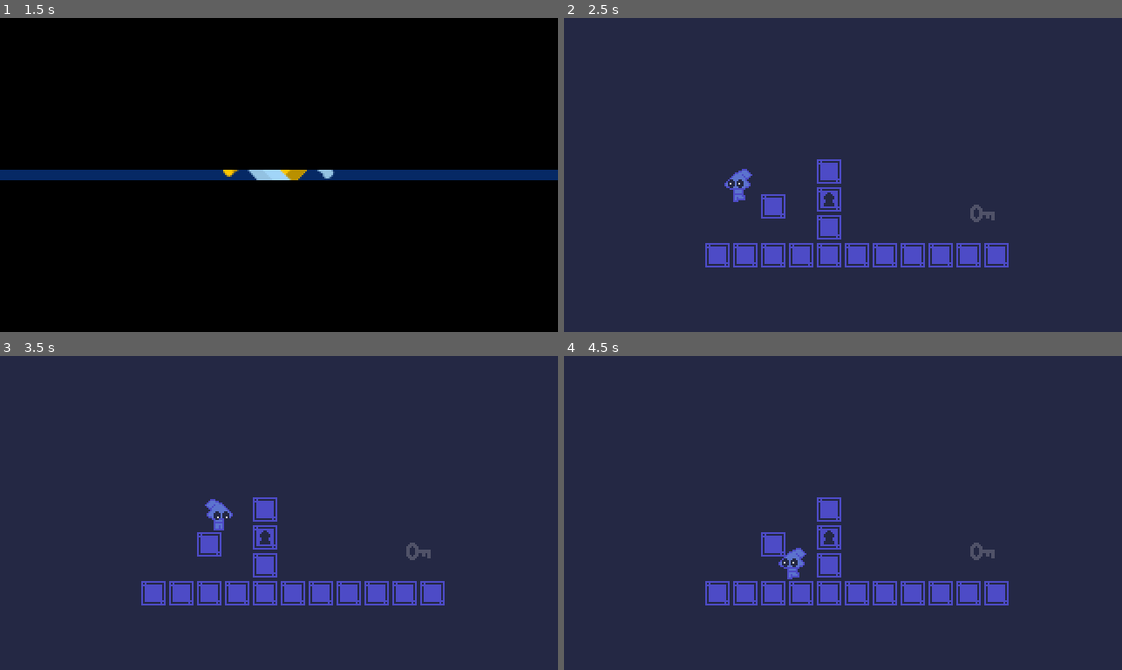
Above: before the commit, frames 1-4 (two rows, left to right).
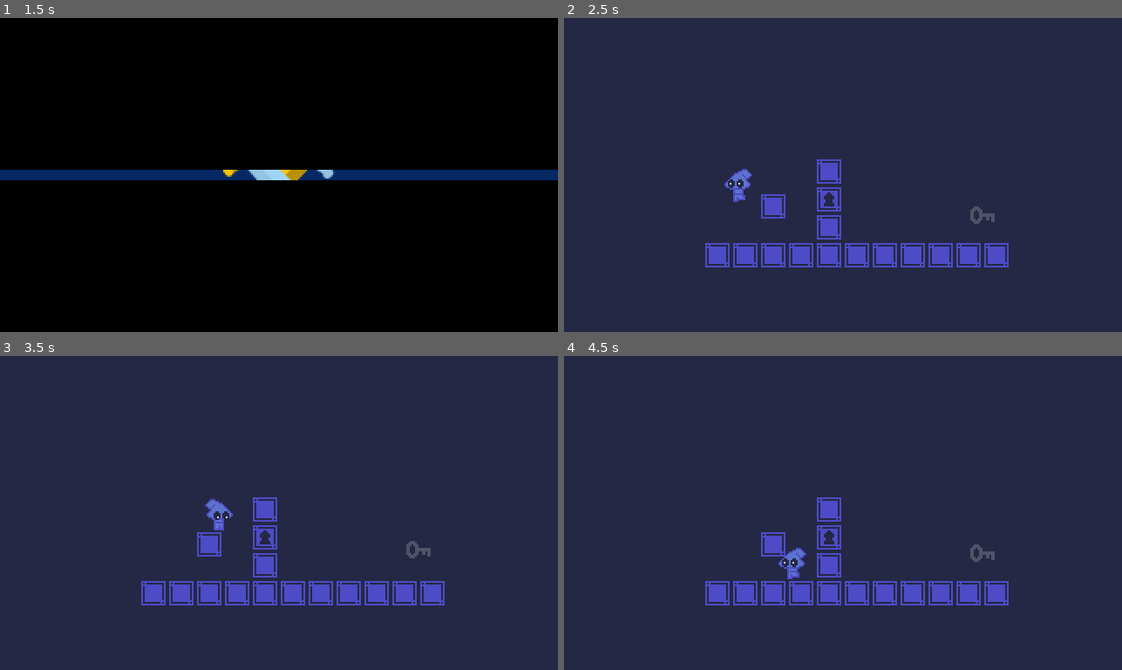
Above: after the commit, the same moments.

Repository: dw3nt/palette-jam-2-break
Game: Godot game, scene res://Main.tscn
The game is run twice, just before and just after one commit, with the same random seed, the same clock (stepped at 60 frames per second) and the same inputs.
Inputs:
- Up to frame 1 (1.5 s): hold S (crouch) 0.53-1.28 s; hold D (move_right) from 0.53 s (still down); tap Space (jump) at 0.77 s; tap S (crouch) at 1.35 s
- Up to frame 2 (2.5 s): tap Space (jump) at 1.52 s; release D (move_right) at 2.03 s; hold A (move_left) from 2.03 s (still down); hold E (interact) from 2.03 s (still down); tap S (crouch) at 2.3 s
- Up to frame 3 (3.5 s): release A (move_left) at 2.78 s; release E (interact) at 2.78 s; hold D (move_right) from 2.78 s (still down); tap Shift (throw) at 2.85 s; tap Space (jump) at 3.02 s; tap S (crouch) at 3.05 s
- Up to frame 4 (4.5 s): hold S (crouch) 3.53-4.28 s; tap Space (jump) at 3.77 s; tap Enter at 4.25 s; release D (move_right) at 4.28 s; hold A (move_left) from 4.28 s (still down); tap S (crouch) at 4.35 s

Frame 1 is identical in both runs. In frame 2, less than 0.1% of the frame differs, in the area x 72-78%, y 59-66%; in frame 3, less than 0.1%; in frame 4, less than 0.1%.

Commit message:
key floats until picked up once

Diff:
--- a/characters/player/CrouchRun.gd
+++ b/characters/player/CrouchRun.gd
@@ -10,7 +10,6 @@
 
 func input(event) -> void:
 	if event.is_action_released("crouch") && !standDetect.is_colliding():
-		print('input run')
 		fsm.change_state("Run")
 
 	if event.is_action_pressed("throw"):
@@ -31,7 +30,6 @@
 	fsm.get_parent().turnAround()
 
 	if !standDetect.is_colliding() && !Input.is_action_pressed("crouch"):
-		print('physicis run')
 		fsm.change_state("Run")
 		return
 
--- a/characters/player/Idle.gd
+++ b/characters/player/Idle.gd
@@ -1,9 +1,4 @@
 extends PlayerState
-
-
-func ready() -> void:
-	print('ready')
-	fsm.velocity = Vector2(0, GRAVITY)
 
 
 func enter_state(_params : Dictionary = {}) -> void:
--- a/objects/Key.gd
+++ b/objects/Key.gd
@@ -1,2 +1,27 @@
 extends "res://objects/PickupItem.gd"
 class_name Key
+
+var floatRanges := [-1.0, 1.0]
+var initialPos := Vector2.ZERO
+
+onready var tween = $Tween as Tween
+
+
+func _ready() -> void:
+	initialPos = global_position
+	startTween()
+
+
+func startTween() -> void:
+	tween.interpolate_property(self, "position:y", floatRanges[0] + initialPos.y, floatRanges[1] + initialPos.y, 1.0, Tween.TRANS_LINEAR, Tween.EASE_IN_OUT)
+	tween.start()
+
+
+func _on_Tween_tween_all_completed() -> void:
+	floatRanges.invert()
+	startTween()
+
+
+func disableDetect() -> void:
+	.disableDetect()
+	tween.stop_all()
--- a/objects/Key.tscn
+++ b/objects/Key.tscn
@@ -6,3 +6,7 @@
 [node name="Key" instance=ExtResource( 1 )]
 collision_layer = 6
 script = ExtResource( 2 )
+
+[node name="Tween" type="Tween" parent="." index="4"]
+
+[connection signal="tween_all_completed" from="Tween" to="." method="_on_Tween_tween_all_completed"]
